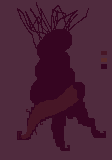
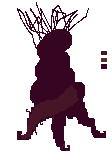
Comparing the layer stacks of the two w=112, h=160 images. Changes:
painted on "Paint Layer 2" over [0, 0, 112, 160]
painted on "Paint Layer 1" over [0, 0, 112, 160]
"Background": opacity 100% → 0%, painted on it over [0, 0, 112, 160]
